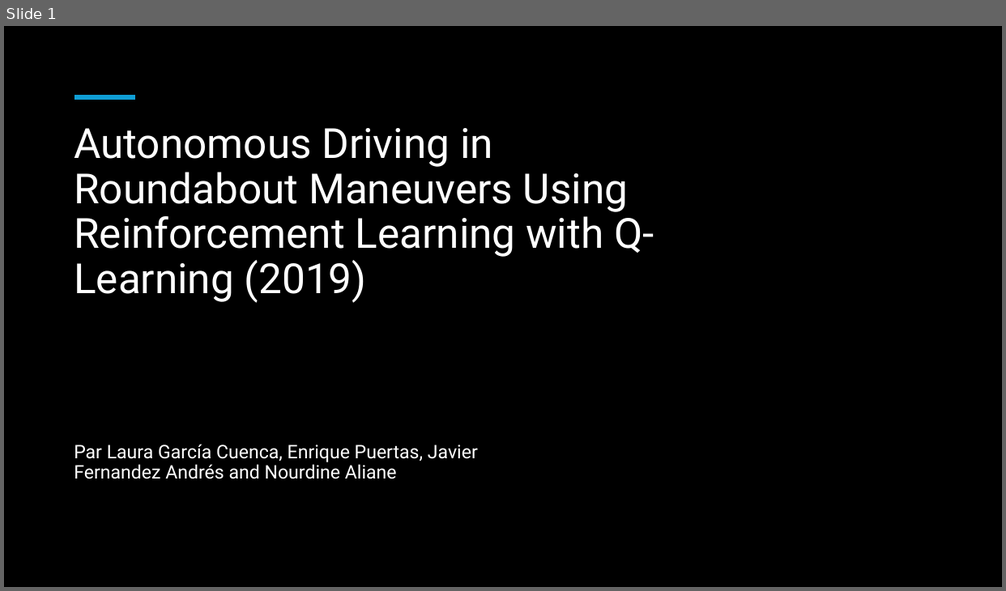
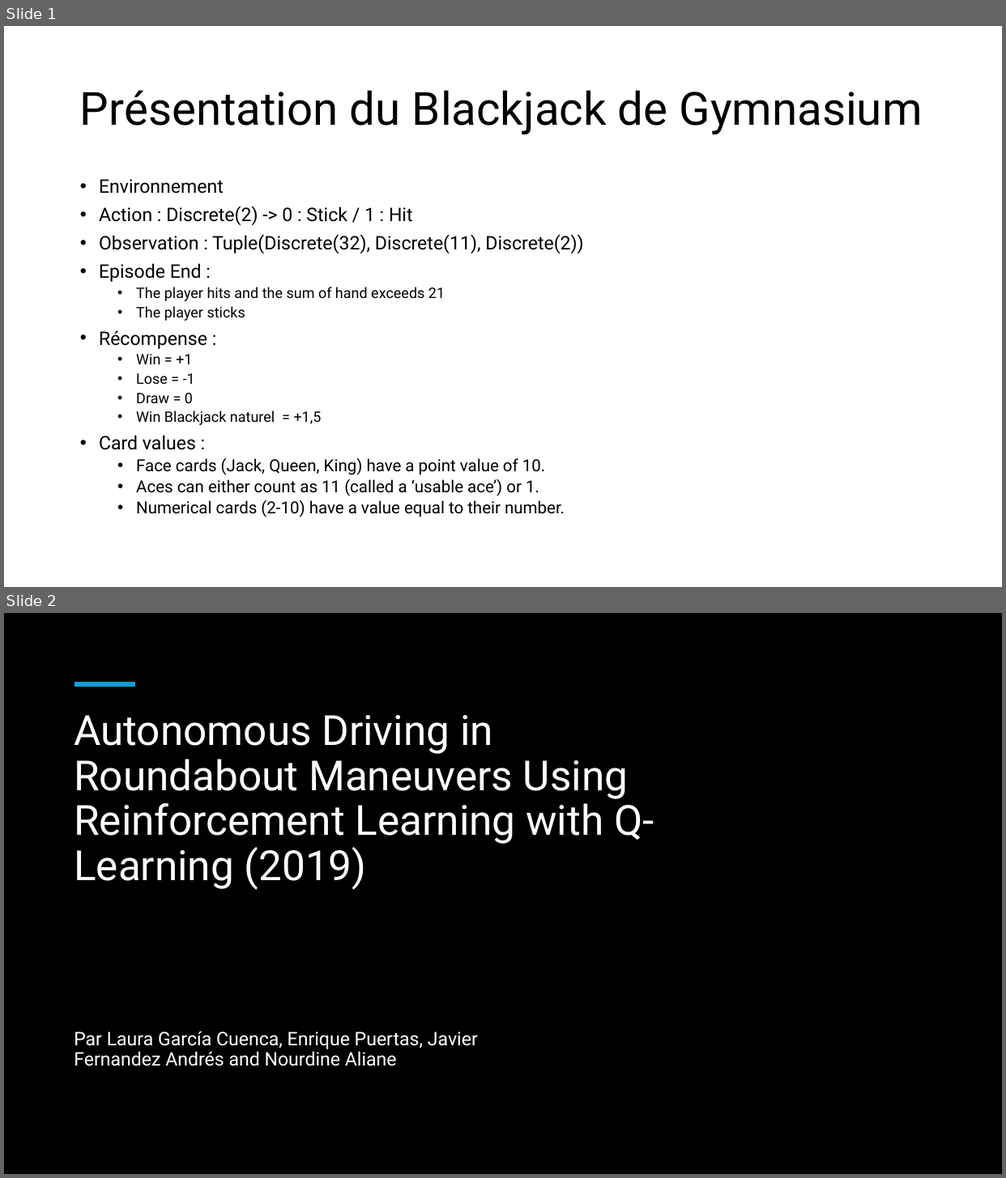
Before and after one commit to QuentinGense-hub/BlackJack_RL_QLearning_VS_SARSA, a slide deck: Autonomous Driving in Roundabout Maneuvers Using Reinforcement Learning.pptx. Shown one above the other, each under a label of ours: slide 1 before the commit, slides 1 and 2 after it. The pictures are 1006x591 and 1006x1178 pixels, drawn with LibreOffice and Linux fonts; fonts in the diff are those of the drawing; background and template pictures are left out; a plain dark background stands for a picture behind light text. Boxes give left, top, right and bottom in pixels: in the first picture for what was removed or moved away, otherwise in the second. Text is boxed around its words. In the diff, an @@ line names an element or a change of style, - is before the commit and + after.

Commit message:
feat: modification de la fonction récompense

```diff
--- a/Autonomous Driving in Roundabout Maneuvers Using Reinforcement Learning.pptx
+++ b/Autonomous Driving in Roundabout Maneuvers Using Reinforcement Learning.pptx
@@ slide 1 added at (4, 26, 1002, 587), background #FFFFFF @@
@@ title added at (80, 90, 923, 135), 44 pt, text #000000 @@
+Présentation du Blackjack de Gymnasium
@@ text added at (99, 179, 583, 518), 16 pt, text #000000 @@
+• Environnement
+• Action : Discrete(2) -> 0 : Stick / 1 : Hit
+• Observation : Tuple(Discrete(32), Discrete(11), Discrete(2))
+• Episode End :
+  • The player hits and the sum of hand exceeds 21
+  • The player sticks
+• Récompense :
+  • Win = +1
+  • Lose = -1
+  • Draw = 0
+  • Win Blackjack naturel = +1,5
+• Card values :
+  • Face cards (Jack, Queen, King) have a point value of 10.
+  • Aces can either count as 11 (called a ‘usable ace’) or 1.
+  • Numerical cards (2-10) have a value equal to their number.
@@ what was slide 1 is now slide 2 @@
```
Also in this commit, not shown: 5 other files.
